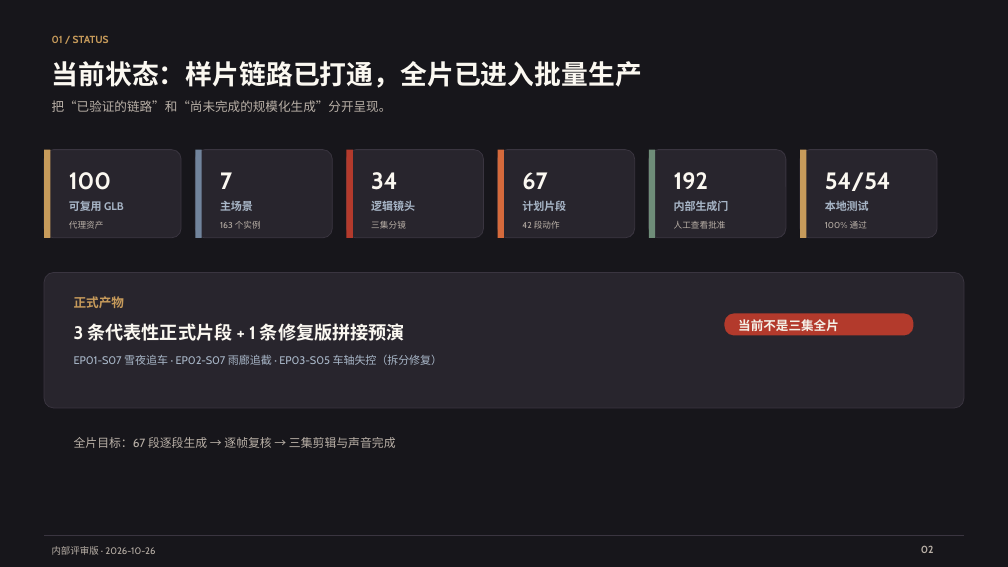
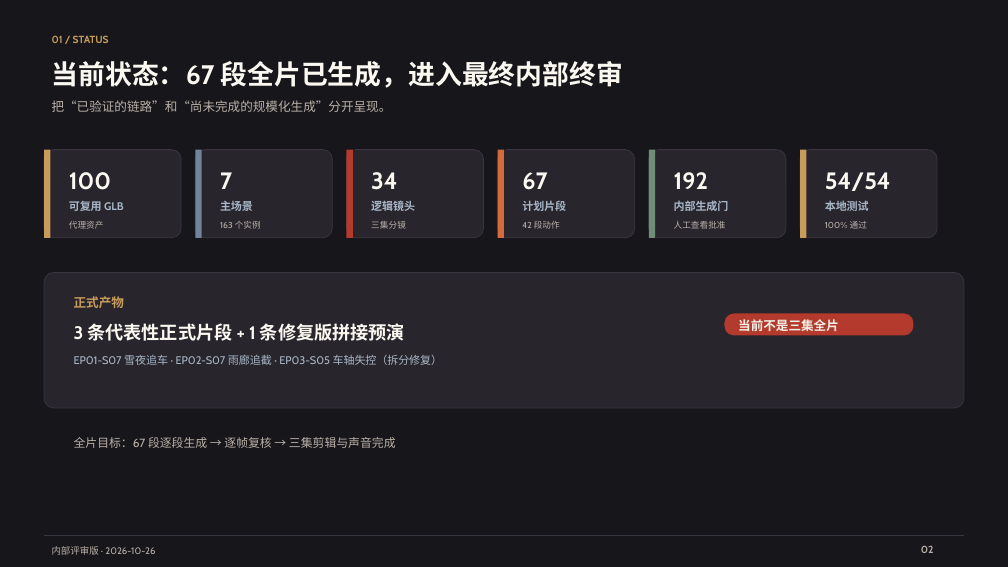
Before and after one commit to elizzzzzz/AI-Canvas-Artwork, a slide deck: slide 2 of deliverables/qiniu-langya-internal-review-v1.pptx. Drawn at 1008x567 pixels with LibreOffice and Linux fonts; fonts in the diff are those of the drawing. Boxes give left, top, right and bottom in pixels: in the first picture for what was removed or moved away, otherwise in the second. Text is boxed around its words. In the diff, an @@ line names an element or a change of style, - is before the commit and + after.

```diff
--- a/deliverables/qiniu-langya-internal-review-v1.pptx
+++ b/deliverables/qiniu-langya-internal-review-v1.pptx
@@ text at (52, 61, 623, 88): text changed @@
-当前状态：样片链路已打通，全片已进入批量生产
+当前状态：67 段全片已生成，进入最终内部终审
```
Also in this commit, not shown: 3 other slides changed, 5 other files.
